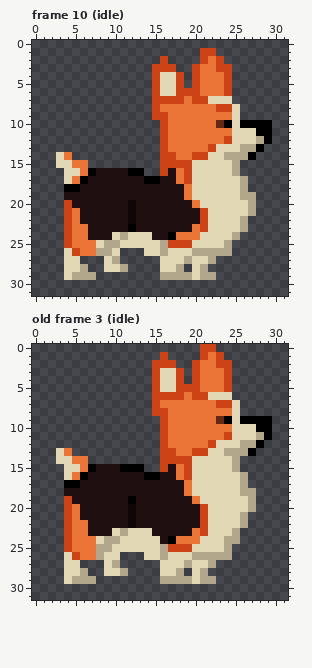
Pixel-art file: src/commonMain/resources/chumbo.ase. That is the earlier state.
32x32 pixels, 10 frames. Shown: frame 10 (idle), old frame 3 (idle). The commit also changed other frames, which this record leaves out.
After:
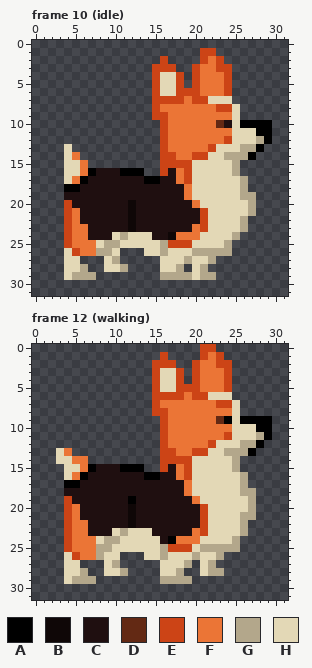
Palette (. is transparent): A #000000  B #0f0707  C #1f0f10  D #632914  E #cc4416  F #eb7536  G #b3a78b  H #e3d8b6
A new or re-ordered frame is compared with the old frame closest to it.
Log entry: added walking animation
Difference:
frames 10 -> 20
Frame 10 (idle):
y 10: x 24 A -> C
y 13: x 4 . -> H
y 14: x 3..5 HF. -> .HF
y 15: x 3 H -> .; x 5 F -> H
y 16: x 11 C -> A
y 23: x 12 A -> B
y 24: x 17 A -> B
Frame 12 (walking) is new; against old frame 3 (idle):
y 21: x 27 . -> G
y 23: x 25..26 G. -> HG
y 24: x 24 G -> H
y 25: x 21..23 HHH -> GGG; x 25 . -> G
y 26: x 21..22 GG -> HH; x 24 G -> .
y 27: x 20 H -> .
y 28: x 20..23 HG.. -> .HGG
y 29: x 20..22 HGG -> ...
Boxes around the changes in both pictures, in picture pixels (x1, y1, x2, y2):
changed: (224, 120, 232, 128)
changed: (56, 144, 80, 168)
changed: (120, 168, 128, 176)
changed: (128, 224, 176, 240)
changed: (192, 512, 256, 584)
